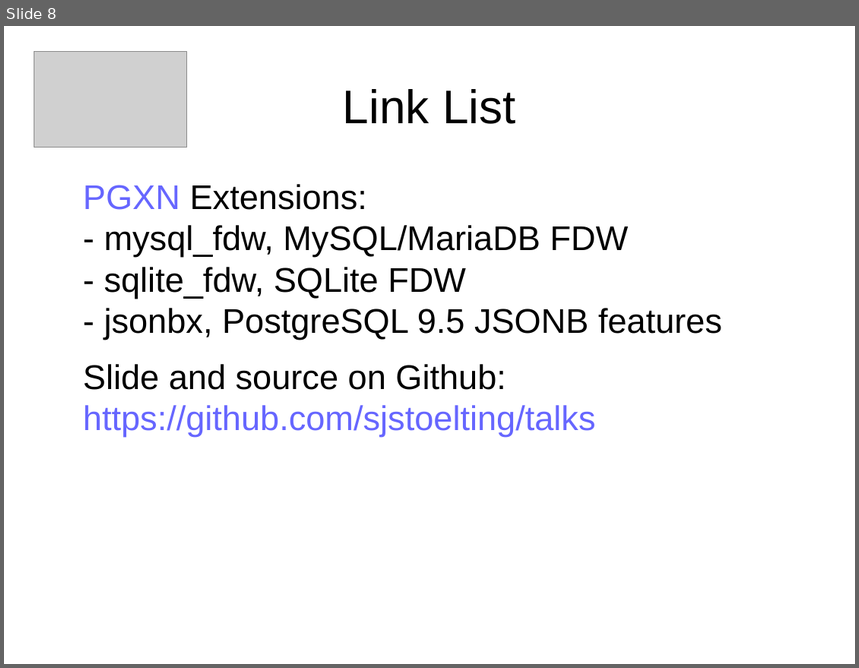
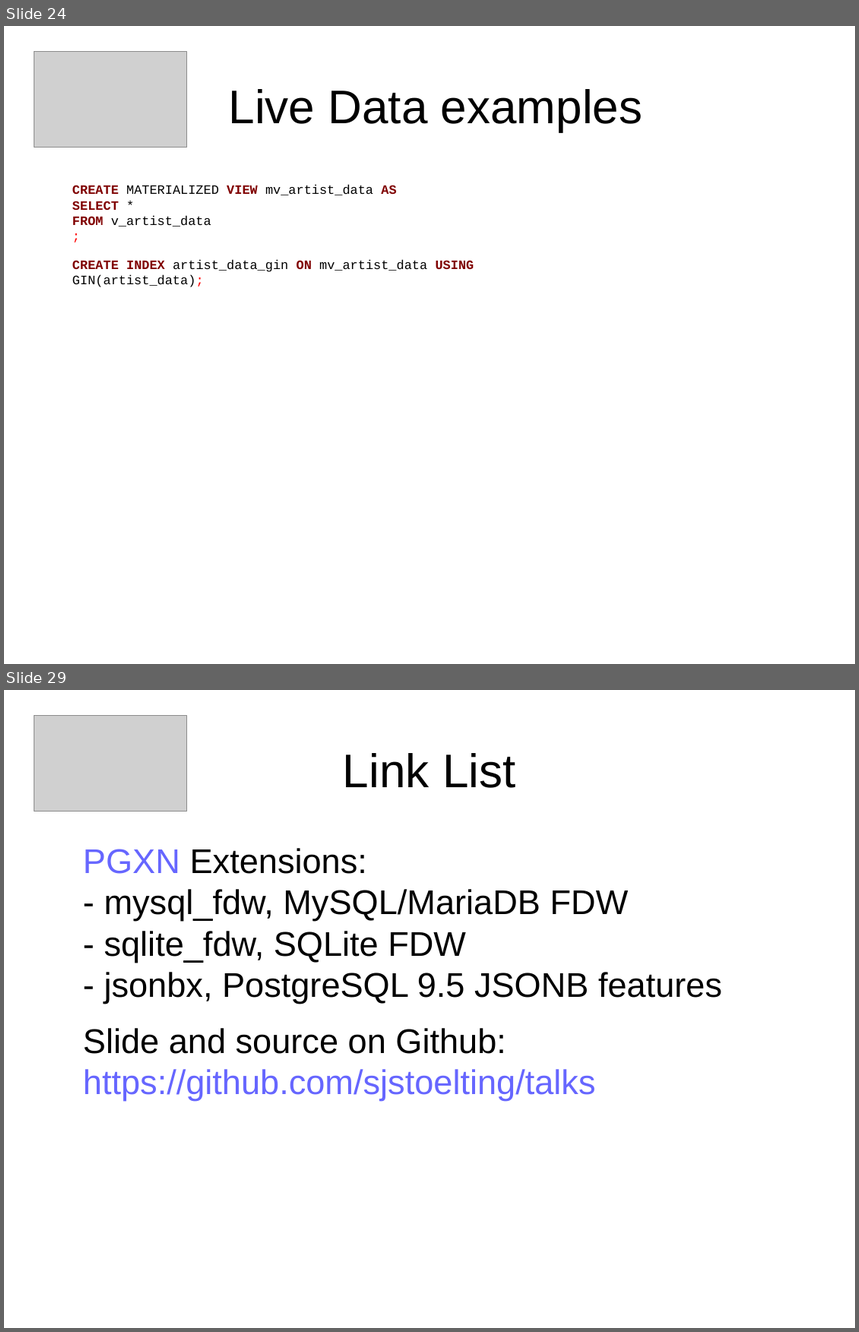
Before and after one commit to sjstoelting/talks, a slide deck: one-database-to-rule-em-all/PostgreSQL-FDW.odp. Shown one above the other, each under a label of ours: slide 8 before the commit, slides 24 and 29 after it; the slides between them are not shown. The pictures are 859x668 and 859x1332 pixels, drawn with LibreOffice and Linux fonts; fonts in the diff are those of the drawing; grey boxes stand for pictures. Boxes give left, top, right and bottom in pixels: in the first picture for what was removed or moved away, otherwise in the second. Text is boxed around its words. In the diff, an @@ line names an element or a change of style, - is before the commit and + after.

Commit message:
Extended the slides with queries and screenshots of the live part. In case something doesn't work during the talk.

```diff
--- a/one-database-to-rule-em-all/PostgreSQL-FDW.odp
+++ b/one-database-to-rule-em-all/PostgreSQL-FDW.odp
@@ slide 24 added at (4,26,855,664), background #FFFFFF @@
@@ picture added at (34,52,187,148) @@
@@ title added at (229,89,643,132), 44 pt, text #000000 @@
+Live Data examples
@@ text added at (72,185,474,287), 12 pt, text #000000 @@
+CREATE MATERIALIZED VIEW mv_artist_data AS
+SELECT *
+FROM v_artist_data
+;
+CREATE INDEX artist_data_gin ON mv_artist_data USING GIN(artist_data);
@@ what was slide 8 is now slide 29 @@
```
Also in this commit, not shown: 1 slide changed, 20 other slides added, 1 other file.
